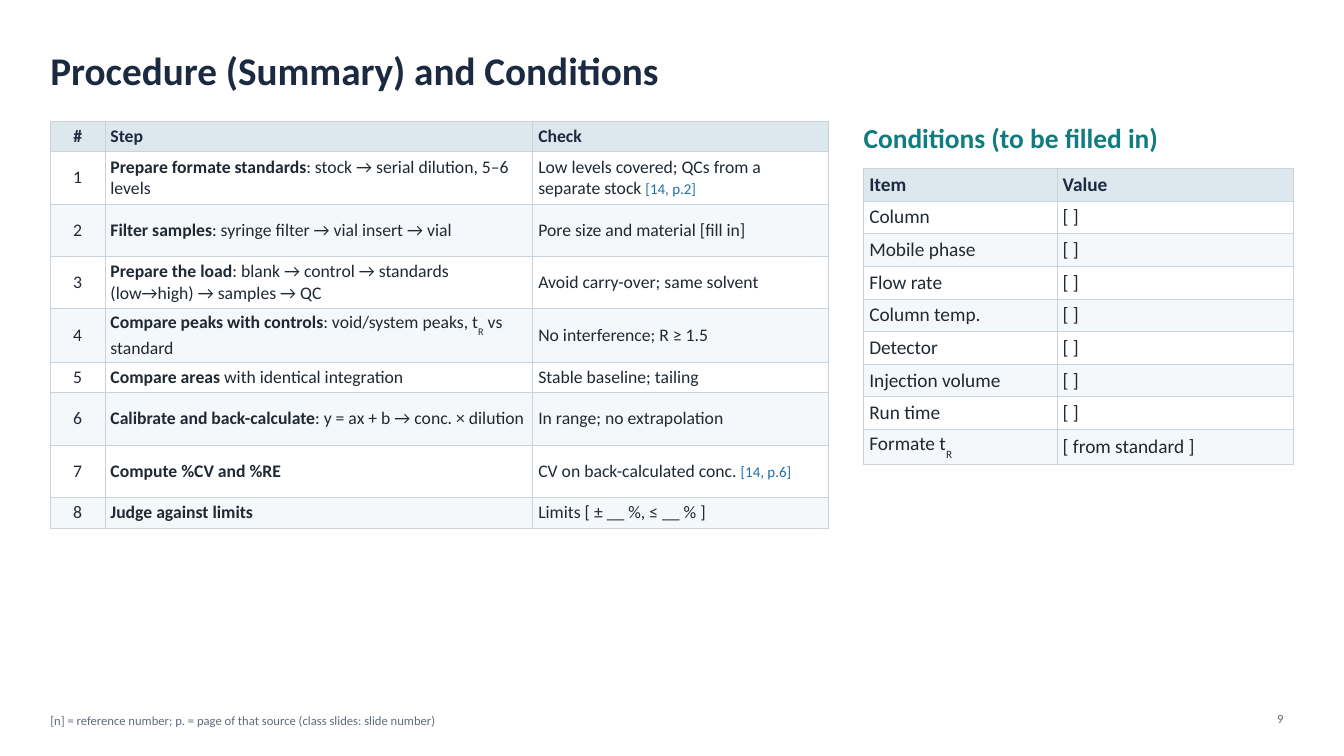
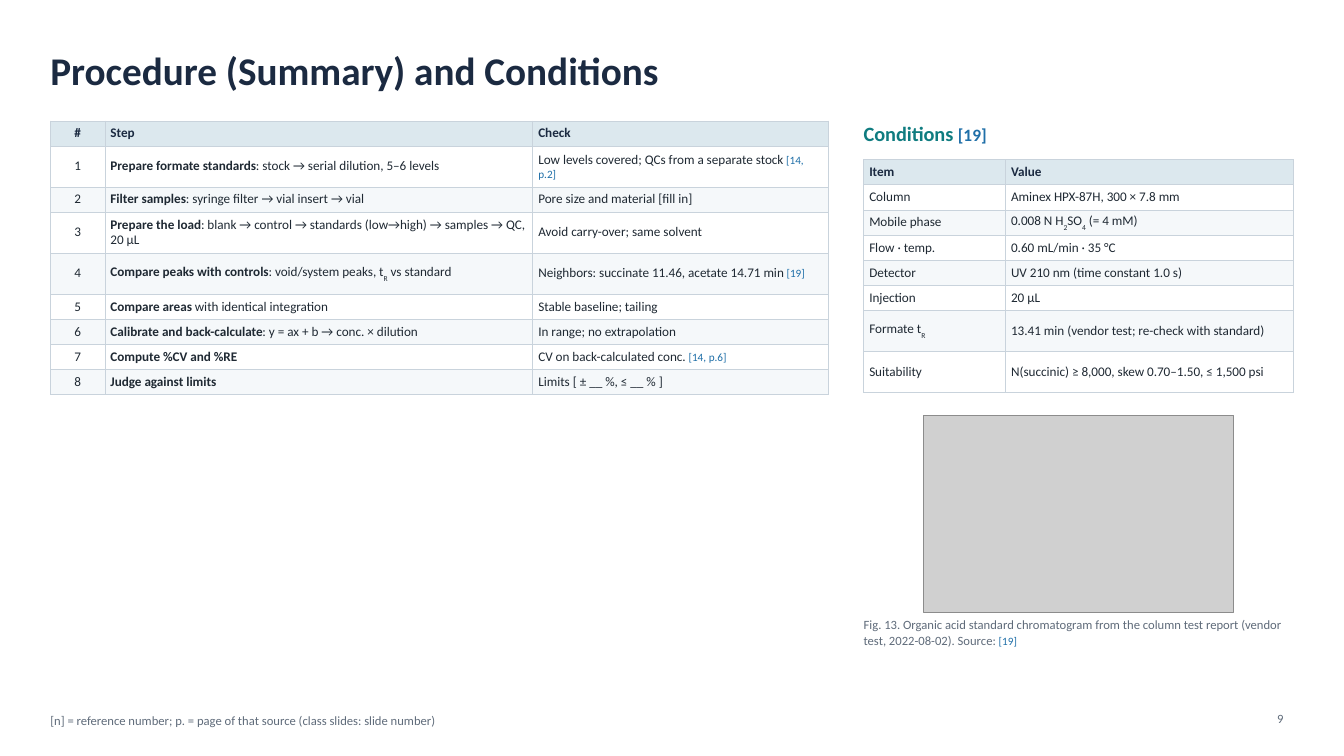
Before and after one commit to mingyu221/office, a slide deck: slide 9 of HPLC_formate_slides_EN.pptx. Drawn at 1344x756 pixels with LibreOffice and Linux fonts; fonts in the diff are those of the drawing; grey boxes stand for pictures. Boxes give left, top, right and bottom in pixels: in the first picture for what was removed or moved away, otherwise in the second. Text is boxed around its words. In the diff, an @@ line names an element or a change of style, - is before the commit and + after.

```diff
--- a/HPLC_formate_slides_EN.pptx
+++ b/HPLC_formate_slides_EN.pptx
@@ table at [50,121,828,393] @@
-row 4, column 2: Prepare the load: blank → control → standards (low→high) → samples → QC
+row 4, column 2: Prepare the load: blank → control → standards (low→high) → samples → QC, 20 µL
-row 5, column 3: No interference; R ≥ 1.5
+row 5, column 3: Neighbors: succinate 11.46, acetate 14.71 min [19]
@@ size 12.7 to 9.3 pt in "#", "Step", "Check", "1" and 21 more places @@
@@ size 10.7 to 8 pt in "[14, p.2]", "[14, p.6]" @@
@@ text at [864,126,987,144]: text changed; size 19.6 to 14.4 pt @@
-Conditions (to be filled in)
+Conditions [19]
@@ table at [864,159,1295,382] @@
-row 2: Column | [ ]
-row 3: Mobile phase | [ ]
-row 4: Flow rate | [ ]
-row 5: Column temp. | [ ]
-row 6: Detector | [ ]
-row 7: Injection volume | [ ]
-row 8: Run time | [ ]
-row 9: Formate tR | [ from standard ]
+row 2: Column | Aminex HPX-87H, 300 × 7.8 mm
+row 3: Mobile phase | 0.008 N H2SO4 (= 4 mM)
+row 4: Flow · temp. | 0.60 mL/min · 35 °C
+row 5: Detector | UV 210 nm (time constant 1.0 s)
+row 6: Injection | 20 µL
+row 7: Formate tR | 13.41 min (vendor test; re-check with standard)
+row 8: Suitability | N(succinic) ≥ 8,000, skew 0.70–1.50, ≤ 1,500 psi
@@ table: place and size @@
-table at [864,168,1295,462]
+table at [864,159,1295,382]
@@ picture added at [924,415,1234,613] @@
@@ text added at [864,620,1281,647], 9 pt, text #5F6B7A @@
+Fig. 13. Organic acid standard chromatogram from the column test report (vendor test, 2022-08-02). Source: [19]
```
Also in this commit, not shown: 7 other slides changed, 1 slide added, 3 other files.
